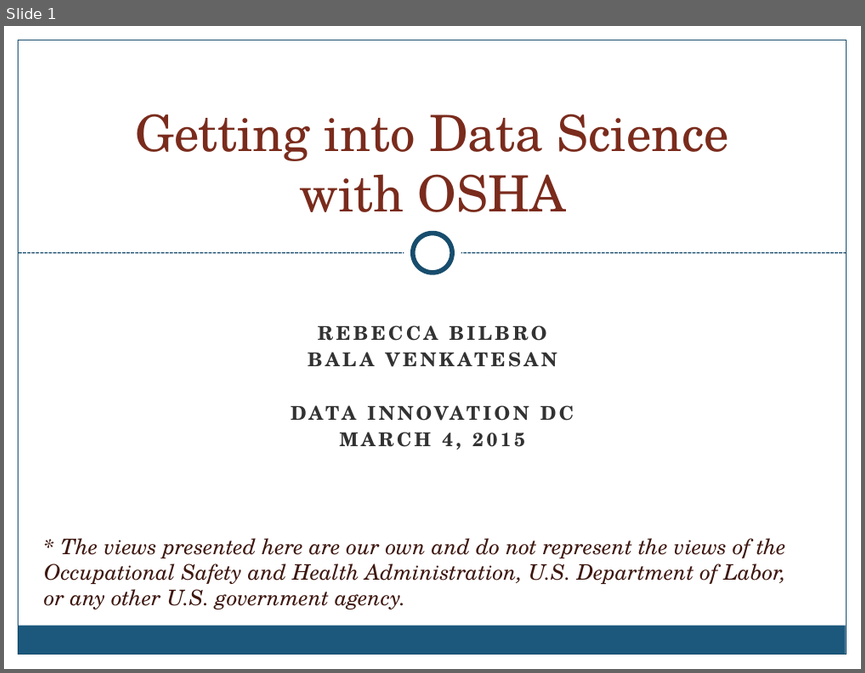
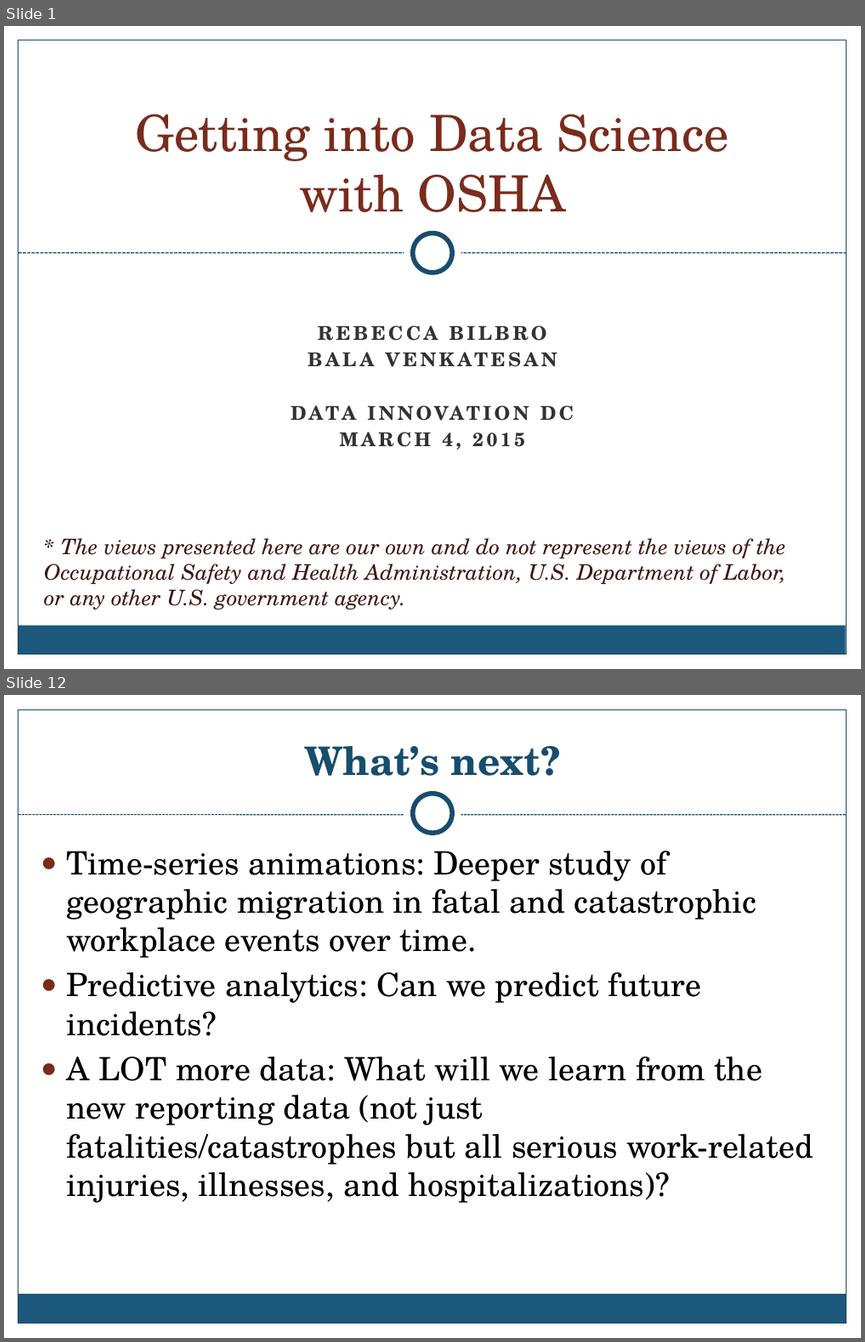
Before and after one commit to OSHADataDoor/OshaScrapy, a slide deck: presentation/DIDCtalk.pptx. Shown one above the other, each under a label of ours: slide 1 before the commit, slides 1 and 12 after it; the slides between them are not shown. The pictures are 865x673 and 865x1342 pixels, drawn with LibreOffice and Linux fonts; fonts in the diff are those of the drawing; background and template pictures are left out. Boxes give left, top, right and bottom in pixels: in the first picture for what was removed or moved away, otherwise in the second. Text is boxed around its words. In the diff, an @@ line names an element or a change of style, - is before the commit and + after.

```diff
--- a/presentation/DIDCtalk.pptx
+++ b/presentation/DIDCtalk.pptx
@@ slide 12 added at (4,695,861,1338), background picture (left out); not listed: 4 template elements that a slide beside it also shows @@
@@ rectangle added at (4,695,861,825), fill #FFFFFF @@
@@ title added at (304,746,560,776), 33 pt, text #184E6D, bold @@
+What’s next?
@@ ellipse added at (404,785,461,842), fill #FFFFFF @@
@@ ellipse added at (413,794,452,833), fill #FFFFFF, outline #184E6D 4 pt @@
@@ line added from (18, 815) to (846, 815), #184E6D 0.75 pt dashed @@
@@ text added at (66,851,813,1202), 27 pt, text #000000 @@
+● Time-series animations: Deeper study of geographic migration in fatal and catastrophic workplace events over time.
+● Predictive analytics: Can we predict future incidents?
+● A LOT more data: What will we learn from the new reporting data (not just fatalities/catastrophes but all serious work-related injuries, illnesses, and hospitalizations)?
```
Also in this commit, not shown: 9 slides changed, 2 other slides added, 2 slides removed, 1 other file.
